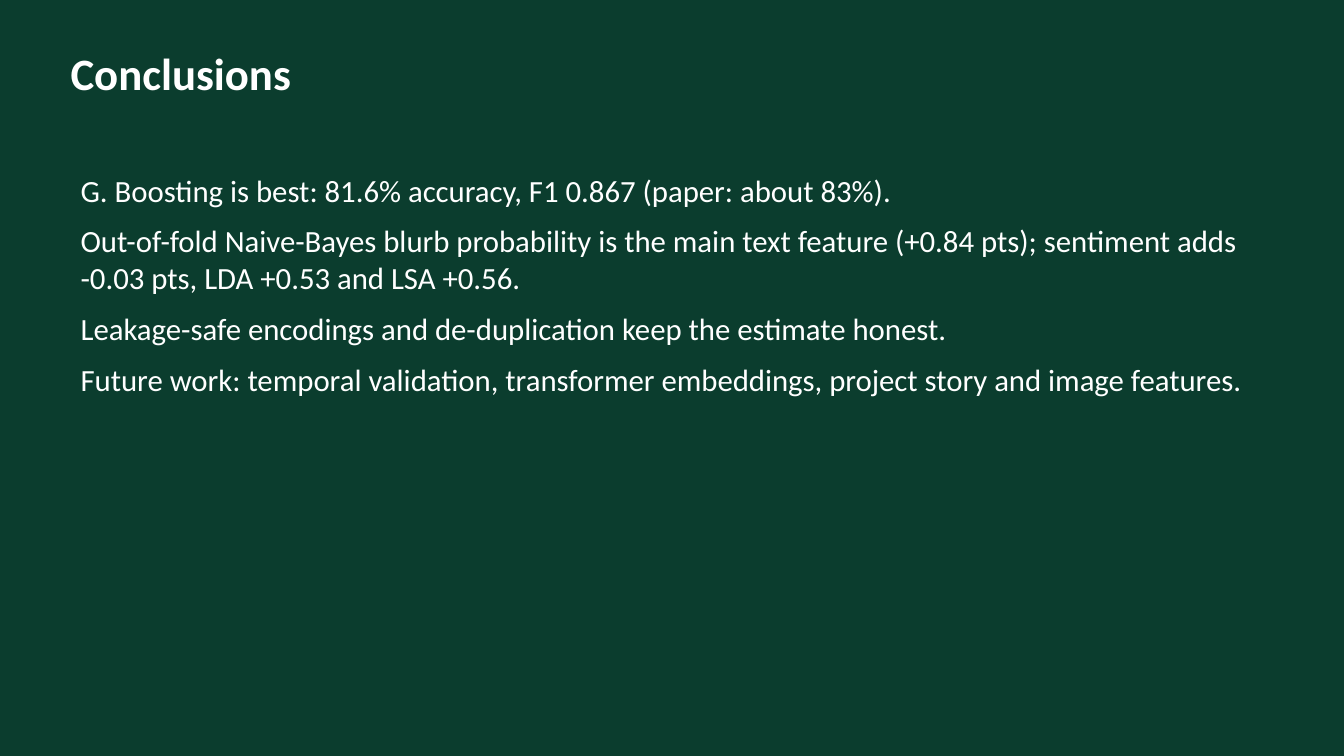
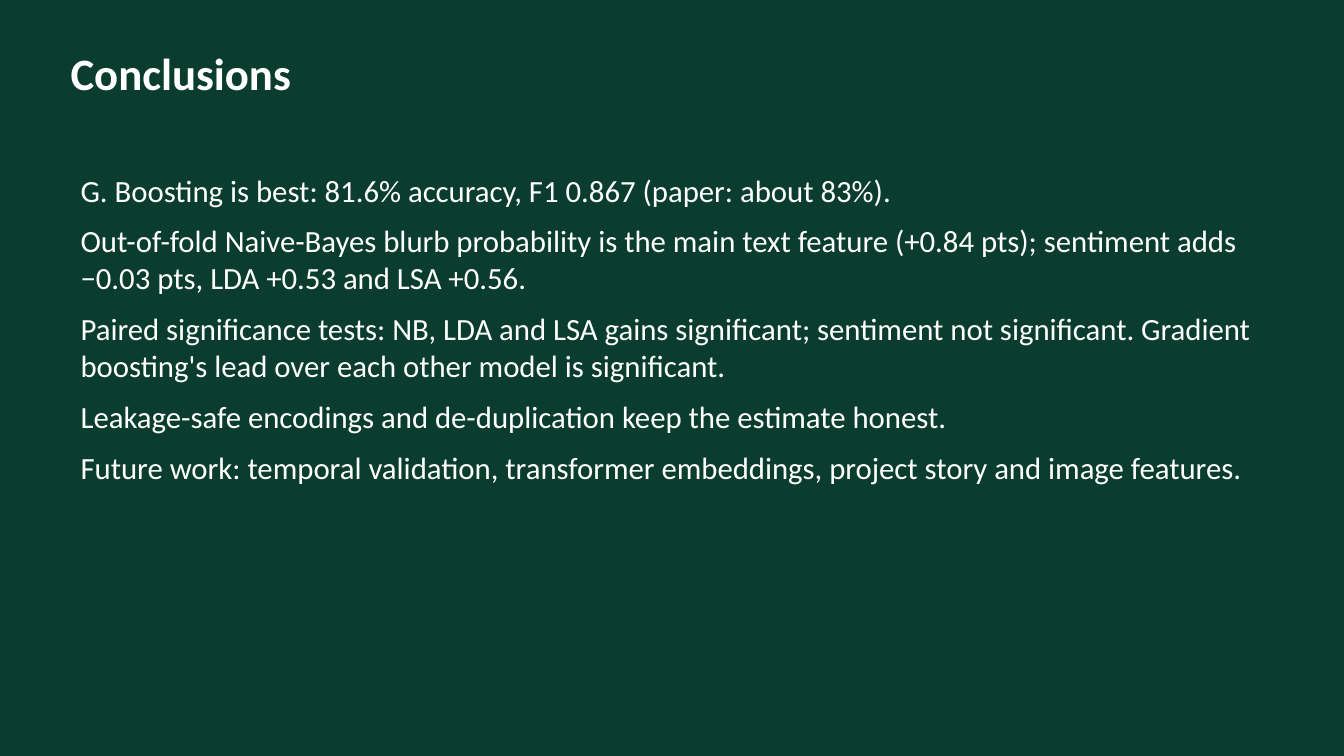
Before and after one commit to santoshcheethiralame-dot/ML_Mini_Project_Team_ID_18, a slide deck: slide 12 of results/slides.pptx. Drawn at 1344x756 pixels with LibreOffice and Linux fonts; fonts in the diff are those of the drawing. Boxes give left, top, right and bottom in pixels: in the first picture for what was removed or moved away, otherwise in the second. Text is boxed around its words. In the diff, an @@ line names an element or a change of style, - is before the commit and + after.

```diff
--- a/results/slides.pptx
+++ b/results/slides.pptx
@@ text at (81, 229, 1250, 383): text changed @@
-Out-of-fold Naive-Bayes blurb probability is the main text feature (+0.84 pts); sentiment adds -0.03 pts, LDA +0.53 and LSA +0.56.
+Out-of-fold Naive-Bayes blurb probability is the main text feature (+0.84 pts); sentiment adds −0.03 pts, LDA +0.53 and LSA +0.56.
+Paired significance tests: NB, LDA and LSA gains significant; sentiment not significant. Gradient boosting's lead over each other model is significant.
```
Also in this commit, not shown: 3 other slides changed, 4 other files.
